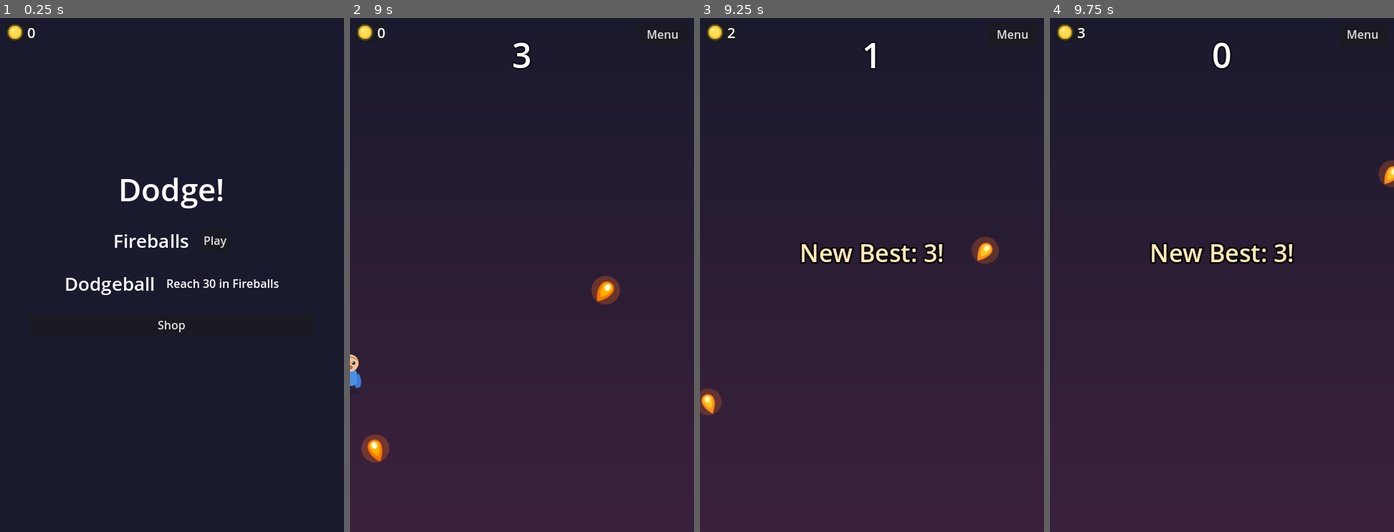
Above: before the commit, frames 1-4 (left to right).
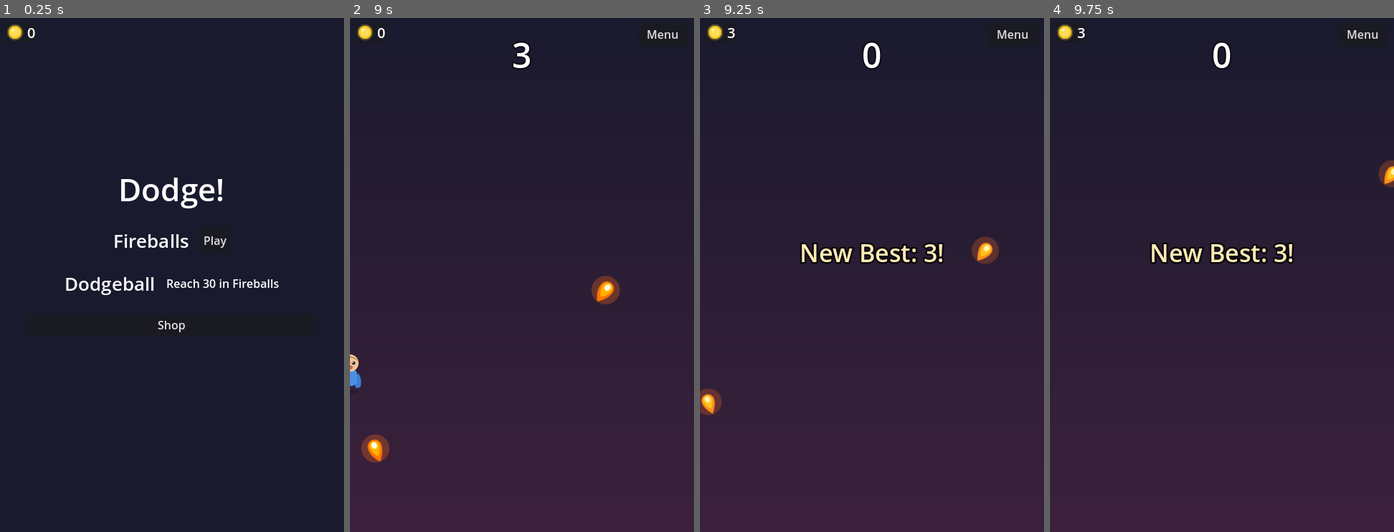
Above: after the commit, the same moments.

Repository: nutella4brunch/dodge-the-fireballs
Game: Godot game, scene res://scenes/console.tscn
Two runs of this game, one before a commit and one after it. Both use one fixed random seed, a clock stepped at 60 frames per second and the inputs below.
Inputs:
- Up to frame 1 (0.25 s): no input
- Up to frame 2 (9 s): click "Play" at 0.5 s; click "Start" at 1.25 s; click "Menu" at 2 s; click "Play" at 2.75 s; click "Start" at 3.5 s; tap Enter at 4.25 s; hold Right (move_right) 4.28-5.03 s; hold Space (start_game) 4.28-5.03 s; hold Down (move_down) 5.03-5.78 s; tap Space (start_game) at 5.1, 6.6, 8.1 s; hold Right (move_right) 5.78-6.53 s; hold Space (start_game) 5.78-6.53 s; hold Up (move_up) 6.53-7.28 s; hold Space (start_game) 7.28-8.03 s; hold Left (move_left) 7.28-8.78 s; hold Down (move_down) from 8.78 s (still down); hold Space (start_game) from 8.78 s (still down)
- Up to frame 3 (9.25 s): keep holding Down (move_down); keep holding Space (start_game)
- Up to frame 4 (9.75 s): release Down (move_down) at 9.53 s; release Space (start_game) at 9.53 s; hold Right (move_right) from 9.53 s (still down); tap Space (start_game) at 9.6 s

Frames 1-2 are identical in both runs. In frame 3, 0.2% of the frame differs, in the area x 7-53%, y 1-10%; in frame 4, nothing differs.

Commit message:
Speed up the coin pour to 40 per second
Co-Authored-By: Claude Fable 5 <noreply@anthropic.com>

Diff:
--- a/game/scripts/hud.gd
+++ b/game/scripts/hud.gd
@@ -7,7 +7,7 @@
 var high_score: int = 0
 
 # TWEAK ME: how fast points pour into the wallet, per second.
-@export var bank_rate: float = 20.0
+@export var bank_rate: float = 40.0
 
 # Points still waiting to be poured into the wallet.
 var banking_left: int = 0
